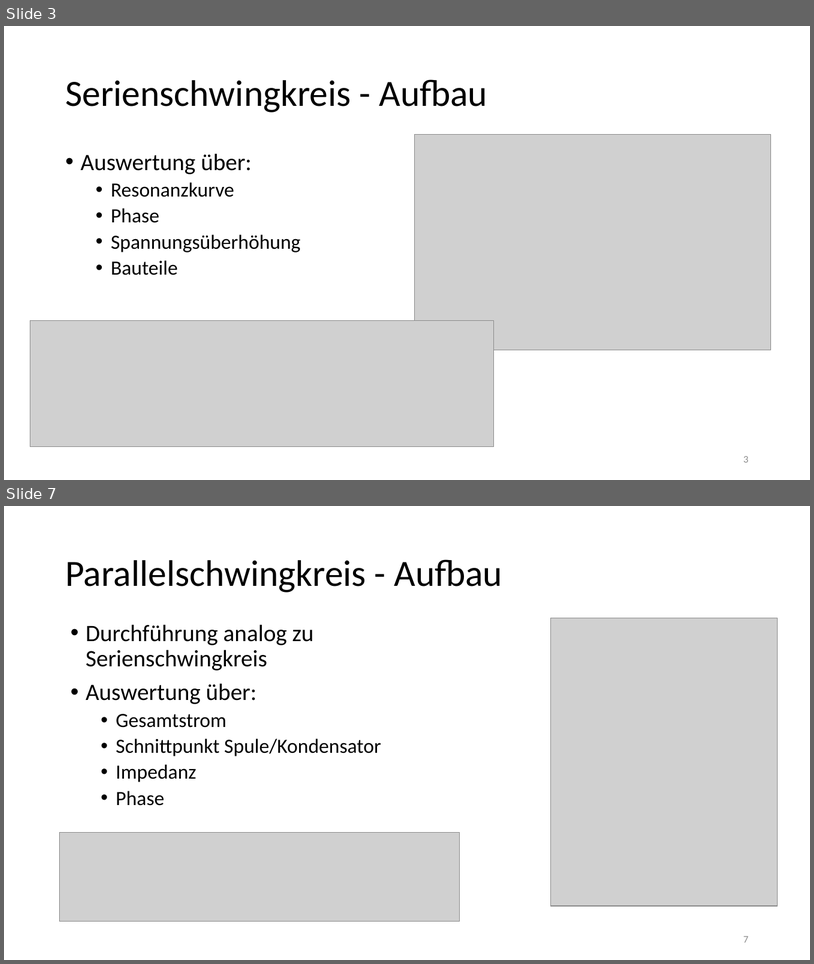
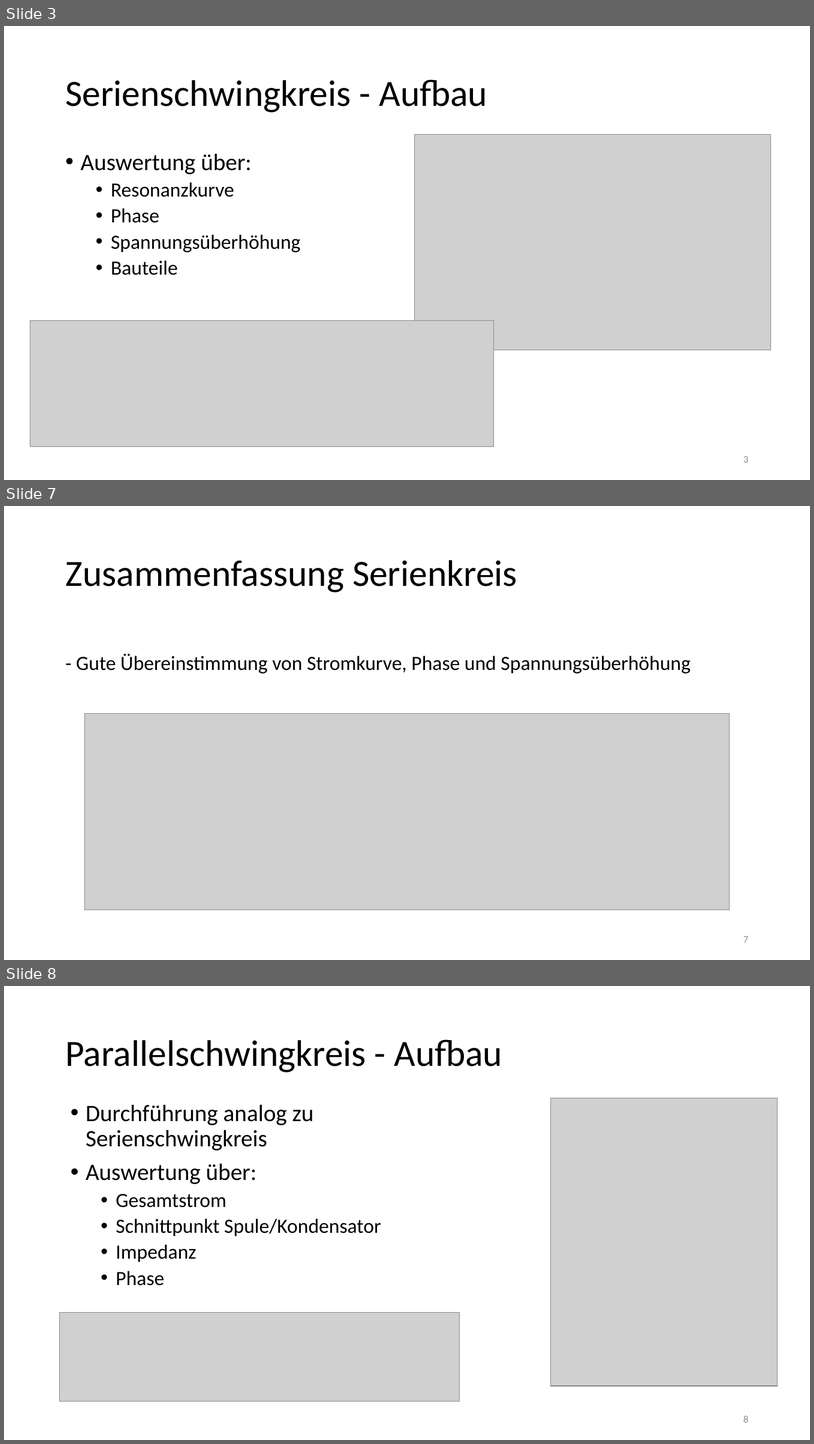
Before and after one commit to thewhitecat/grundpraktikum1, a slide deck: grundpraktikum2/E-Lehre/E-Lehre.pptx. Shown one above the other, each under a label of ours: slides 3 and 7 before the commit, slides 3, 7 and 8 after it; the slides between them are not shown. The pictures are 814x964 and 814x1444 pixels, drawn with LibreOffice and Linux fonts; fonts in the diff are those of the drawing; grey boxes stand for pictures. Boxes give left, top, right and bottom in pixels: in the first picture for what was removed or moved away, otherwise in the second. Text is boxed around its words. In the diff, an @@ line names an element or a change of style, - is before the commit and + after.

```diff
--- a/grundpraktikum2/E-Lehre/E-Lehre.pptx
+++ b/grundpraktikum2/E-Lehre/E-Lehre.pptx
@@ slide 7 added at <box>4,506,810,960</box>, background #FFFFFF @@
@@ title added at <box>65,560,518,592</box>, 44 pt, text #000000 @@
+Zusammenfassung Serienkreis
@@ text added at <box>76,654,690,673</box>, 24 pt, text #000000 @@
+- Gute Übereinstimmung von Stromkurve, Phase und Spannungsüberhöhung
@@ picture added at <box>85,714,730,910</box> @@
@@ page number added at <box>744,936,749,942</box>, 12 pt, text #8C8C8C @@
+7
@@ what was slide 7 is now slide 8 @@
@@ page number at <box>744,1415,749,1422</box>: text changed @@
-7
+8
```
Also in this commit, not shown: 3 slides changed.
